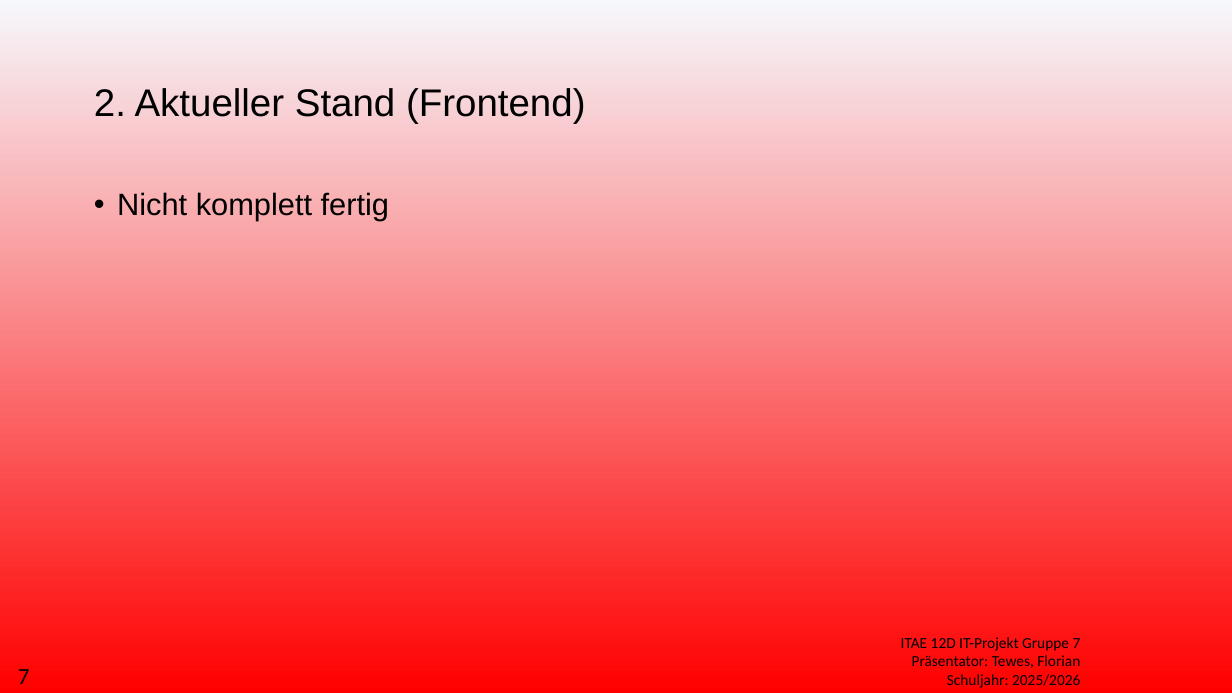
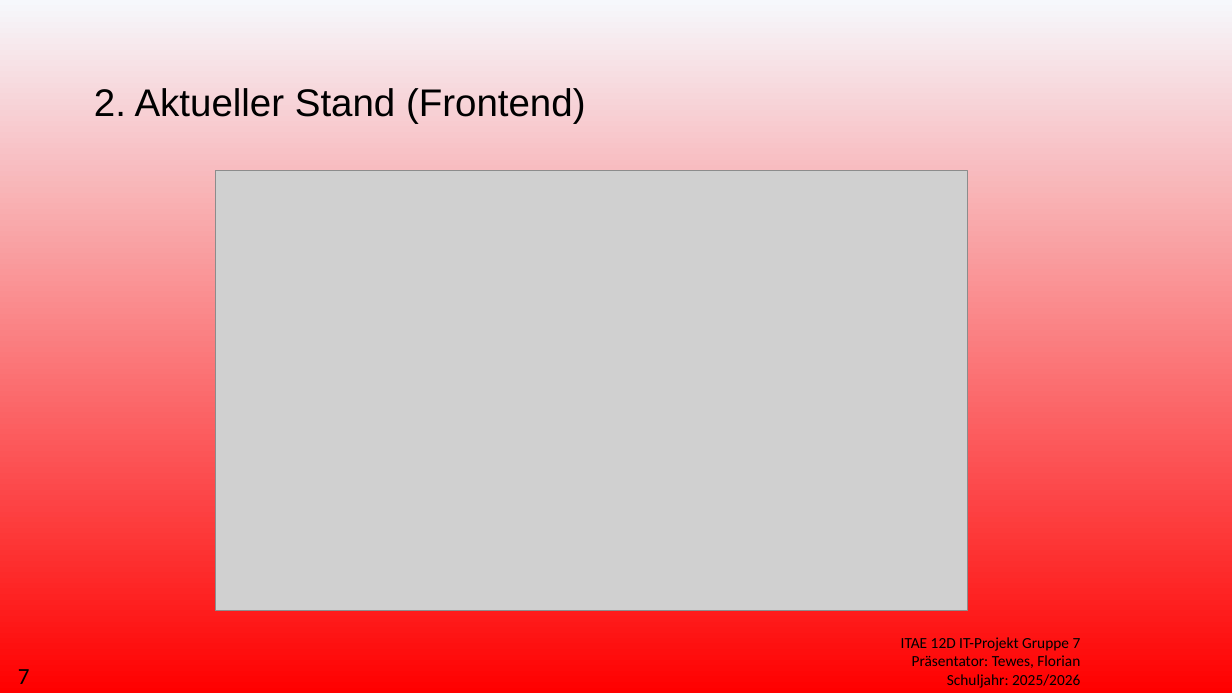
Before and after one commit to AE12-Projekt-Gruppe-7/EvalPro, a slide deck: slide 7 of docs/Praesentationen/EvalPro_Präsentation_Florian_Tewes.pptx. Drawn at 1232x693 pixels with LibreOffice and Linux fonts; fonts in the diff are those of the drawing; grey boxes stand for pictures; background and template pictures are left out. Boxes give left, top, right and bottom in pixels: in the first picture for what was removed or moved away, otherwise in the second. Text is boxed around its words. In the diff, an @@ line names an element or a change of style, - is before the commit and + after.

```diff
--- a/docs/Praesentationen/EvalPro_Präsentation_Florian_Tewes.pptx
+++ b/docs/Praesentationen/EvalPro_Präsentation_Florian_Tewes.pptx
@@ picture added at bbox=[215, 171, 968, 611] @@
@@ text removed at bbox=[117, 192, 389, 221] @@
-• Nicht komplett fertig
```
Also in this commit, not shown: 4 slides added, 1 slide removed.
